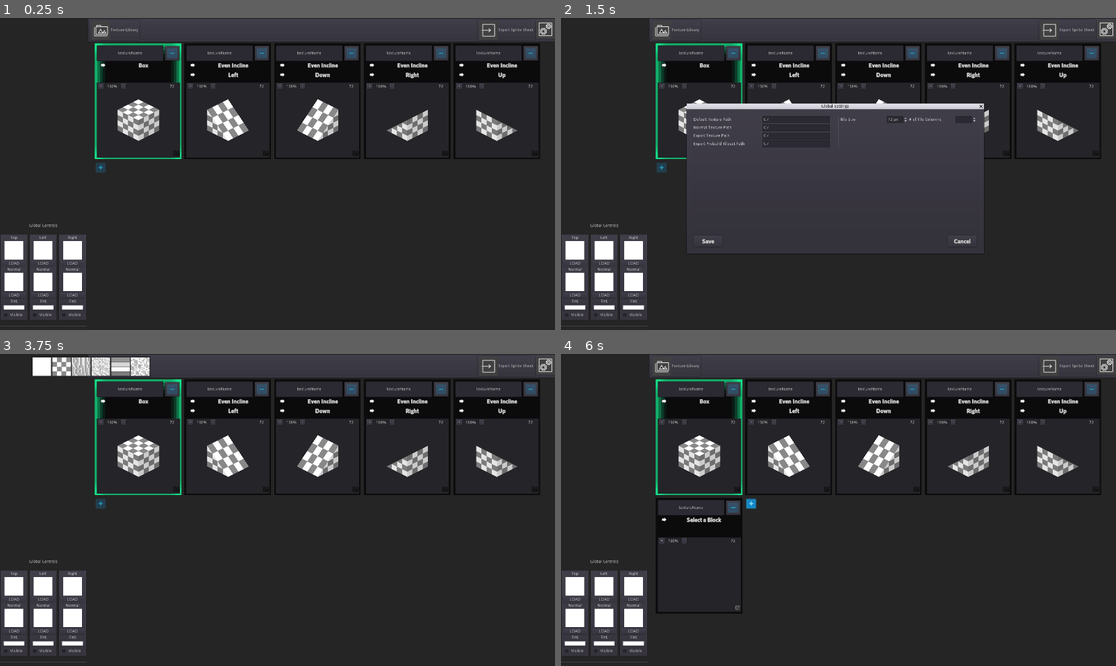
Above: before the commit, frames 1-4 (two rows, left to right).
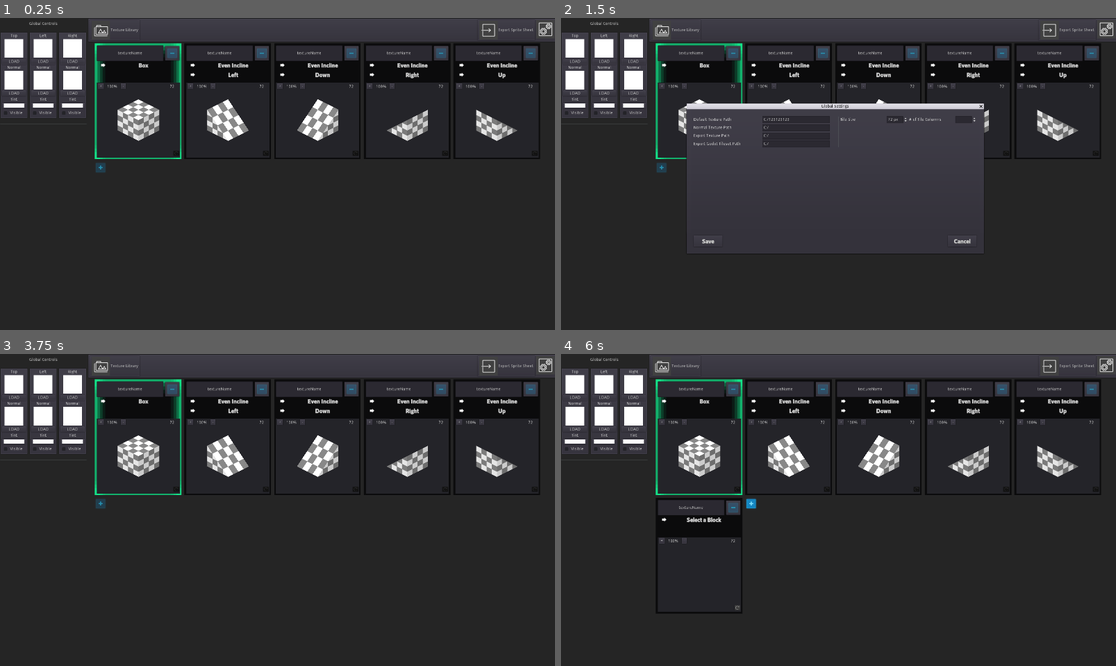
Above: after the commit, the same moments.

Repository: holywar20/IsometricEditor
Game: Godot game, scene res://Workspace.tscn
Two runs of this game, one before a commit and one after it. Both use one fixed random seed, a clock stepped at 60 frames per second and the inputs below.
Inputs (mouse positions are in pixels of both pictures, inside the frame that each line leads up to):
- Up to frame 1 (0.25 s): no input
- Up to frame 2 (1.5 s): click (1104, 30) at 0.5 s; click "Left" at 1.25 s
- Up to frame 3 (3.75 s): click "Right" at 2 s; click "Save" at 2.75 s; click (16, 619) at 3.52 s
- Up to frame 4 (6 s): click (605, 366) at 4.27 s; click (577, 619) at 5.02 s; click (699, 503) at 5.75 s

The runs differ from the first frame. In frame 1, 7.3% of the frame differs, in the area x 0-16%, y 1-99%; in frame 2, 7.4%; in frame 3, 8.3%, in the area x 0-28%, y 0-99%; in frame 4, 7.3%.

Commit message:
Finally got file saving to work. Fixed a few bugs and made the interface a bit more responsive & Rebust in terms of changing currently selected singleTexture box

Diff:
--- a/Components/Settings.gd
+++ b/Components/Settings.gd
@@ -1,20 +1,46 @@
 extends WindowDialog
 class_name Settings
 
+const SETTINGS_FILE_PATH = "res://Data/settings.json"
+
 class SettingsData:
-	var defaultTexturePath = "C:/"
-	var normalTexturePath = "C:/"
+	var defaultTexturePath = null
+	var normalTexturePath = null
+	var exportTexturePath = null
+	var exportTilesetPath = null
 
 	var tileColumns = 6
 	var tileSize = 72
 
-	func _init():
-		pass
+	func _init( data = null ):
+		if( data ):
+			defaultTexturePath = data.defaultTexturePath
+			normalTexturePath = data.normalTexturePath
+			exportTexturePath = data.exportTexturePath
+			exportTilesetPath = data.exportTilesetPath
+			tileColumns = data.tileColumns
+			tileSize = data.tileSize
+
+	func getDataAsDict():
+
+		return {
+			"defaultTexturePath" : defaultTexturePath,
+			"normalTexturePath" : normalTexturePath,
+			"exportTexturePath" : exportTexturePath,
+			"exportTilesetPath" : exportTilesetPath,
+			"tileColumns" : tileColumns,
+			"tileSize" : tileSize,
+		}
+
+
+var mySettings : SettingsData
 
 # Controls
 onready var dataDisplay = {
 	"defaultTexturePath" : $MainVB/Data/Left/DefaultTexturePath/LineEdit,
 	"normalTexturePath" : $MainVB/Data/Left/NormalTexturePath/LineEdit,
+	"exportTexturePath" : $MainVB/Data/Left/ExportTexturePath/LineEdit,
+	"exportTilesetPath" : $MainVB/Data/Left/ExporeTileSet/LineEdit,
 
 	"tileColumns" : $MainVB/Data/Right/TileColumns/TileColumnsValue,
 	"tileSize" : $MainVB/Data/Right/TileColumns/TileSizeValue
@@ -24,25 +50,52 @@
 
 # Called when the node enters the scene tree for the first time.
 func _ready():
+	var settingsFile = File.new()
+	settingsFile.open( SETTINGS_FILE_PATH , File.READ )
+
+	var settingsDictionary = parse_json( settingsFile.get_as_text() )
+
+	populateSettings( settingsDictionary )
+
 	pass # Replace with function body.
 
-func populateSettings( settings : SettingsData ):
-	dataDisplay.defaultTexturePath.set_text( settings.defaultTexturePath )
-	dataDisplay.normalTexturePath.set_text( settings.normalTexturePath )
-	dataDisplay.tileColumns.set_value( settings.tileColumns )
-	dataDisplay.tileSize.set_value( settings.tileSize )
+func _saveSettings():
+	var settingsFile = File.new()
+	settingsFile.open( SETTINGS_FILE_PATH , File.WRITE )
+
+	var dataDictionary = mySettings.getDataAsDict()
+	print(dataDictionary)
+	print(JSON.print(dataDictionary))
+	settingsFile.store_string( JSON.print(dataDictionary) )
+	settingsFile.close()
+
+
+func populateSettings( settingsDictionary : Dictionary ):
+	mySettings = SettingsData.new( settingsDictionary )
+
+	dataDisplay.defaultTexturePath.set_text( mySettings.defaultTexturePath )
+	dataDisplay.normalTexturePath.set_text( mySettings.normalTexturePath )
+	dataDisplay.exportTexturePath.set_text( mySettings.exportTexturePath )
+	dataDisplay.exportTilesetPath.set_text( mySettings.exportTilesetPath )
+	dataDisplay.tileColumns.set_value( mySettings.tileColumns )
+	dataDisplay.tileSize.set_value( mySettings.tileSize )
 
 func _on_Cancel_pressed():
 	hide()
 
 func _on_SaveButton_pressed():
-	var settingsData = SettingsData.new()
+	mySettings = SettingsData.new()
 
-	settingsData.defaultTexturePath = dataDisplay.defaultTexturePath.get_text()
-	settingsData.normalTexturePath = dataDisplay.normalTexturePath.get_text()
-	settingsData.tileColumns = dataDisplay.tileColumns.get_value()
-	settingsData.tileSize = dataDisplay.tileSize.get_value()
+	mySettings.defaultTexturePath = dataDisplay.defaultTexturePath.get_text()
+	mySettings.normalTexturePath = dataDisplay.normalTexturePath.get_text()
+	mySettings.exportTexturePath = dataDisplay.exportTexturePath.get_text()
+	mySettings.exportTilesetPath = dataDisplay.exportTilesetPath.get_text()
 
-	emit_signal("settingsSaved", settingsData )
+	mySettings.tileColumns = dataDisplay.tileColumns.get_value()
+	mySettings.tileSize = dataDisplay.tileSize.get_value()
+
+	_saveSettings()
+
+	emit_signal("settingsSaved", mySettings )
 
 	hide()
--- a/Components/Settings.tscn
+++ b/Components/Settings.tscn
@@ -125,7 +125,7 @@
 margin_bottom = 24.0
 size_flags_horizontal = 3
 size_flags_vertical = 3
-text = "Export Prebuild Tileset Path"
+text = "Export Godot Tileset Path"
 valign = 1
 
 [node name="LineEdit" type="LineEdit" parent="MainVB/Data/Left/ExporeTileSet"]
--- a/Components/TextureTray.gd
+++ b/Components/TextureTray.gd
@@ -1,7 +1,7 @@
 extends PanelContainer
 class_name TextureTray
 
-# Needs to be identical to Results Panel. This is the interface between the two
+# Needs to be identical to Results Panel.
 enum DRAWING_FACES{
 	LEFT , RIGHT , TOP
 }
--- /dev/null
+++ b/Data/settings.json
@@ -0,0 +1 @@
+{"defaultTexturePath":"C:/123123123","normalTexturePath":"C:/","exportTexturePath":"C:/","exportTilesetPath":"C:/","tileColumns":6,"tileSize":72}
--- a/SingleTextureContainer/ResultsPanel.gd
+++ b/SingleTextureContainer/ResultsPanel.gd
@@ -138,6 +138,14 @@
 }
 var zoomLevel = 1.0
 var offset = Vector2( rect_size.x * 0.5 - float(tileRadius) , rect_size.y * 0.5 - float(tileRadius) )
+
+signal displayAreaClicked
+
+func _gui_input(event):
+	print(event)
+	if( event.is_class( "InputEventMouseButton" ) ):
+		emit_signal( "displayAreaClicked" )
+
 
 func setupScene( newTileRadius, newBlockType , newDirection ):
 	tileRadius = newTileRadius
--- a/SingleTextureContainer/SingleTextureContainer.gd
+++ b/SingleTextureContainer/SingleTextureContainer.gd
@@ -86,6 +86,10 @@
 
 	redrawBlock( blockType , direction)
 
+func _gui_input(event):
+	if( event.is_class( "InputEventMouseButton" ) && state == STATE.NOT_FOCUSED ):
+		emit_signal( "newSingleTextureSelected" , self )
+
 func setSettings( settingsData : Settings.SettingsData ):
 	settings = settingsData
 	updateUI()
@@ -171,5 +175,8 @@
 func _on_DirectionSelector_pressed():
 	emit_signal( "newSingleTextureSelected" , self )
 
+func _on_ResultDisplay_displayAreaClicked():
+	emit_signal( "newSingleTextureSelected" , self )
+
 func _on_Panel_focus_exited():
 	setState( STATE.NOT_FOCUSED )
--- a/SingleTextureContainer/SingleTextureContainer.tscn
+++ b/SingleTextureContainer/SingleTextureContainer.tscn
@@ -223,6 +223,7 @@
 [connection signal="pressed" from="VBox/Display/TitleRow/Panel/DeleteButton" to="." method="_on_DeleteButton_pressed"]
 [connection signal="pressed" from="VBox/Display/Type" to="." method="_on_BlockSelector_pressed"]
 [connection signal="pressed" from="VBox/Display/Facing" to="." method="_on_DirectionSelector_pressed"]
+[connection signal="displayAreaClicked" from="VBox/Main/ResultDisplay" to="." method="_on_ResultDisplay_displayAreaClicked"]
 [connection signal="pressed" from="VBox/Main/ResultDisplay/ResetButton" to="VBox/Main/ResultDisplay" method="_on_ResetButton_pressed"]
 [connection signal="pressed" from="VBox/Main/ResultDisplay/ZoomPlus" to="VBox/Main/ResultDisplay" method="_on_ZoomPlus_pressed"]
 [connection signal="pressed" from="VBox/Main/ResultDisplay/ZoomMinus" to="VBox/Main/ResultDisplay" method="_on_ZoomMinus_pressed"]
--- a/Workspace.gd
+++ b/Workspace.gd
@@ -26,7 +26,7 @@
 onready var popups = {
 	"settings" : $Popups/Settings
 }
-var globalSettings = Settings.SettingsData.new()
+var globalSettings : Settings.SettingsData
 
 # onready var save_dialog = $MainVBox/ControlPanel/HBoxContainer/ExportButton/ExportDialog
 # onready var load_dialog = $MainVBox/ControlPanel/HBoxContainer/ExportButton/LoadDialog
@@ -34,6 +34,8 @@
 var currentFocusNode : IsoPanel
 
 func _ready():
+	globalSettings = popups.settings.mySettings
+
 	for key in globalTextureTrays:
 		globalTextureTrays[key].setSettings( globalSettings )
 
@@ -50,7 +52,6 @@
 func _on_Settings_pressed():
 	# Populate with duplicate data so if user changes but cancels, data doesn't change globally
 	popups.settings.popup()
-	popups.settings.populateSettings( globalSettings )
 
 	for child in get_tree().get_nodes_in_group( TILE_PANELS ):
 		child.setSettings( globalSettings )
--- a/Workspace.tscn
+++ b/Workspace.tscn
@@ -24,6 +24,57 @@
 margin_bottom = 1083.0
 rect_min_size = Vector2( 300, 0 )
 
+[node name="Global" type="VBoxContainer" parent="Controls"]
+margin_right = 300.0
+margin_bottom = 384.0
+
+[node name="Label" type="Label" parent="Controls/Global"]
+margin_right = 300.0
+margin_bottom = 40.0
+rect_min_size = Vector2( 0, 40 )
+text = "Global Controls"
+align = 1
+valign = 1
+
+[node name="Size" type="HBoxContainer" parent="Controls/Global"]
+margin_top = 44.0
+margin_right = 300.0
+margin_bottom = 44.0
+
+[node name="Trays" type="HBoxContainer" parent="Controls/Global"]
+margin_top = 48.0
+margin_right = 300.0
+margin_bottom = 348.0
+
+[node name="Top" parent="Controls/Global/Trays" instance=ExtResource( 2 )]
+margin_right = 97.0
+isGlobal = true
+
+[node name="Left" parent="Controls/Global/Trays" instance=ExtResource( 2 )]
+margin_left = 101.0
+margin_right = 198.0
+labelName = "Left"
+isGlobal = true
+
+[node name="Right" parent="Controls/Global/Trays" instance=ExtResource( 2 )]
+margin_left = 202.0
+margin_right = 300.0
+labelName = "Right"
+isGlobal = true
+
+[node name="HSeparatorDB" type="HSeparator" parent="Controls/Global"]
+margin_top = 352.0
+margin_right = 300.0
+margin_bottom = 384.0
+rect_min_size = Vector2( 0, 32 )
+
+[node name="Control" type="Control" parent="Controls"]
+margin_top = 388.0
+margin_right = 300.0
+margin_bottom = 1083.0
+size_flags_horizontal = 3
+size_flags_vertical = 3
+
 [node name="Current" type="VBoxContainer" parent="Controls"]
 visible = false
 margin_right = 300.0
@@ -62,57 +113,6 @@
 text = "????????"
 align = 1
 valign = 1
-
-[node name="Control" type="Control" parent="Controls"]
-margin_right = 300.0
-margin_bottom = 695.0
-size_flags_horizontal = 3
-size_flags_vertical = 3
-
-[node name="Global" type="VBoxContainer" parent="Controls"]
-margin_top = 699.0
-margin_right = 300.0
-margin_bottom = 1083.0
-
-[node name="Label" type="Label" parent="Controls/Global"]
-margin_right = 300.0
-margin_bottom = 40.0
-rect_min_size = Vector2( 0, 40 )
-text = "Global Controls"
-align = 1
-valign = 1
-
-[node name="Size" type="HBoxContainer" parent="Controls/Global"]
-margin_top = 44.0
-margin_right = 300.0
-margin_bottom = 44.0
-
-[node name="Trays" type="HBoxContainer" parent="Controls/Global"]
-margin_top = 48.0
-margin_right = 300.0
-margin_bottom = 348.0
-
-[node name="Top" parent="Controls/Global/Trays" instance=ExtResource( 2 )]
-margin_right = 97.0
-isGlobal = true
-
-[node name="Left" parent="Controls/Global/Trays" instance=ExtResource( 2 )]
-margin_left = 101.0
-margin_right = 198.0
-labelName = "Left"
-isGlobal = true
-
-[node name="Right" parent="Controls/Global/Trays" instance=ExtResource( 2 )]
-margin_left = 202.0
-margin_right = 300.0
-labelName = "Right"
-isGlobal = true
-
-[node name="HSeparatorDB" type="HSeparator" parent="Controls/Global"]
-margin_top = 352.0
-margin_right = 300.0
-margin_bottom = 384.0
-rect_min_size = Vector2( 0, 32 )
 
 [node name="MainVBox" type="VBoxContainer" parent="."]
 margin_left = 304.0
@@ -300,17 +300,16 @@
 [node name="Popups" type="Node" parent="."]
 
 [node name="Settings" parent="Popups" instance=ExtResource( 9 )]
-visible = false
 margin_left = 435.072
 margin_top = 316.289
 margin_right = 1463.07
 margin_bottom = 816.289
+[connection signal="trayChanged" from="Controls/Global/Trays/Top" to="." method="_on_Global_trayChanged"]
+[connection signal="trayChanged" from="Controls/Global/Trays/Left" to="." method="_on_Global_trayChanged"]
+[connection signal="trayChanged" from="Controls/Global/Trays/Right" to="." method="_on_Global_trayChanged"]
 [connection signal="trayChanged" from="Controls/Current/Trays/Top" to="." method="_on_Current_trayChanged"]
 [connection signal="trayChanged" from="Controls/Current/Trays/Left" to="." method="_on_Current_trayChanged"]
 [connection signal="trayChanged" from="Controls/Current/Trays/Right" to="." method="_on_Current_trayChanged"]
-[connection signal="trayChanged" from="Controls/Global/Trays/Top" to="." method="_on_Global_trayChanged"]
-[connection signal="trayChanged" from="Controls/Global/Trays/Left" to="." method="_on_Global_trayChanged"]
-[connection signal="trayChanged" from="Controls/Global/Trays/Right" to="." method="_on_Global_trayChanged"]
 [connection signal="pressed" from="MainVBox/ControlPanel/ButtonPanel/ExportButton" to="." method="_on_ExportButton_pressed"]
 [connection signal="file_selected" from="MainVBox/ControlPanel/ButtonPanel/ExportButton/ExportDialog" to="." method="_on_ExportDialog_file_selected"]
 [connection signal="file_selected" from="MainVBox/ControlPanel/ButtonPanel/ExportButton/LoadDialog" to="." method="_on_LoadDialog_file_selected"]
Binary file removed: Components/2951 - Exit to App.png
Not shown, removed: Components/2951 - Exit to App.png.import
